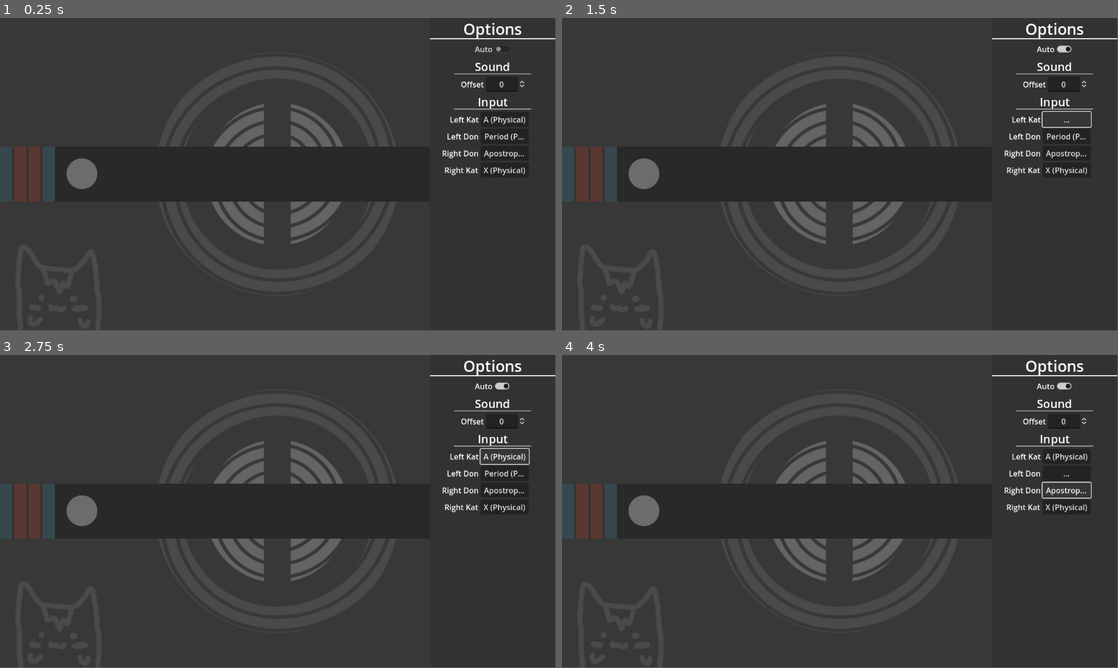
Above: before the commit, frames 1-4 (two rows, left to right).
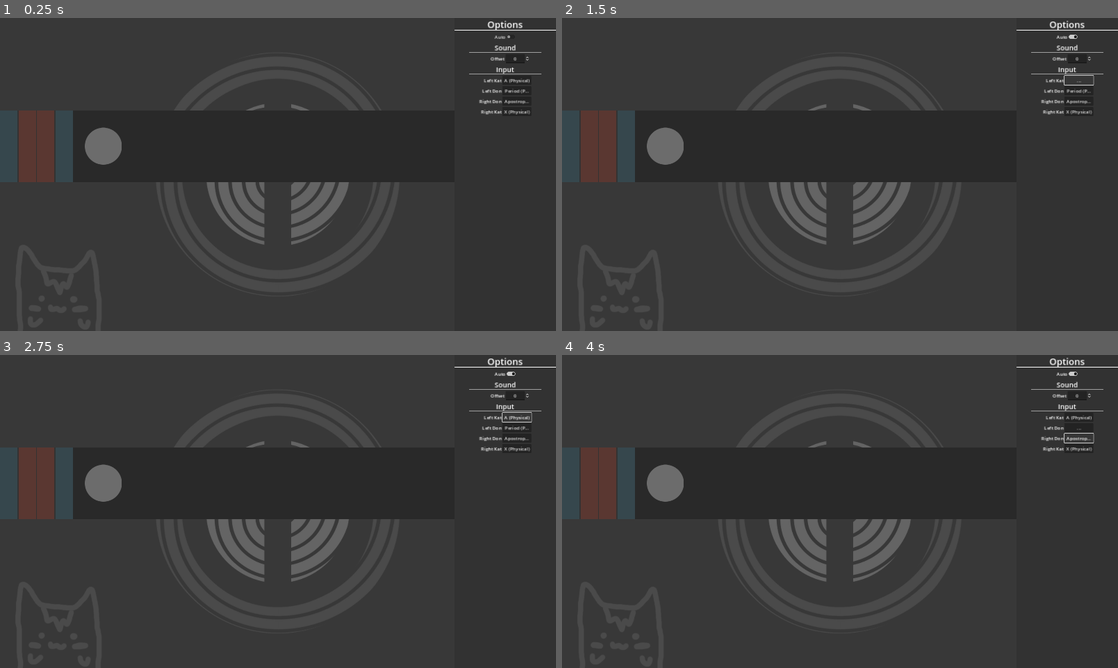
Above: after the commit, the same moments.

Repository: rokuhime/TaiClone
Game: Godot game, scene res://scenes/gameplay/gameplay.tscn
Same seed, same stepped clock (60 frames per second), same inputs: the game is played once before the commit and once after it.
Inputs:
- Up to frame 1 (0.25 s): no input
- Up to frame 2 (1.5 s): click "Auto" at 0.5 s; click "A (Physical)" at 1.25 s
- Up to frame 3 (2.75 s): click "..." at 2 s
- Up to frame 4 (4 s): click "Period (Physical)" at 2.75 s; click "Apostrophe (Physical)" at 3.5 s
In our replay, the window is 799x449 before the commit and 800x450 after it. These sizes can differ from the game's own. Grey fills any space a smaller window leaves; there, only what the larger window draws over its background counts as a difference.

The runs differ from the first frame. In frame 1, 8.1% of the frame differs, in the area x 2-100%, y 0-73%; in frame 2, 8.1%; in frame 3, 8.2%; in frame 4, 8.2%.
Error in both runs: Trying to assign value of type 'int' to a variable of type 'String'. (res://scripts/chart_loader.gd:27)

Commit message:
changed project resolution

Diff:
--- a/project.godot
+++ b/project.godot
@@ -25,6 +25,13 @@
 
 gdscript/warnings/integer_division=0
 gdscript/warnings/narrowing_conversion=0
+
+[display]
+
+window/size/viewport_width=1920
+window/size/viewport_height=1080
+window/stretch/mode="canvas_items"
+window/stretch/aspect="expand"
 
 [dotnet]
 
--- a/scenes/gameplay/gameplay.gd
+++ b/scenes/gameplay/gameplay.gd
@@ -14,7 +14,7 @@
 
 var note_scene = load("res://scenes/gameplay/hitobject/note.tscn")
 
-const VELOCITY_MULTIPLIER := 1.9
+const VELOCITY_MULTIPLIER := 3
 
 ## The [Array] of customizable key-binds used in [Gameplay].
 const KEYS := ["LeftKat", "LeftDon", "RightDon", "RightKat"]
--- a/scenes/gameplay/gameplay.tscn
+++ b/scenes/gameplay/gameplay.tscn
@@ -36,21 +36,20 @@
 anchor_top = 0.5
 anchor_right = 1.0
 anchor_bottom = 0.5
-offset_top = -57.0
-offset_bottom = 57.0
+offset_top = -220.0
+offset_bottom = 26.0
 grow_horizontal = 2
 grow_vertical = 2
 color = Color(0.160784, 0.160784, 0.160784, 1)
-metadata/_edit_lock_ = true
 
 [node name="ObjectContainers" type="Control" parent="Lane"]
 layout_mode = 1
 anchors_preset = 4
 anchor_top = 0.5
 anchor_bottom = 0.5
-offset_left = 138.0
+offset_left = 293.0
 offset_top = -1.0
-offset_right = 138.0
+offset_right = 293.0
 offset_bottom = -1.0
 grow_vertical = 2
 
@@ -66,9 +65,9 @@
 layout_mode = 1
 anchors_preset = 9
 anchor_bottom = 1.0
-offset_top = -32.0
-offset_right = 64.0
-offset_bottom = 32.0
+offset_top = -64.0
+offset_right = 128.0
+offset_bottom = 64.0
 grow_vertical = 2
 texture = ExtResource("1_0hcx1")
 expand_mode = 1
@@ -77,13 +76,15 @@
 [node name="HitIndicator" type="TextureRect" parent="Lane/ObjectContainers/Target"]
 self_modulate = Color(1, 1, 1, 0)
 layout_mode = 1
-anchors_preset = 15
-anchor_right = 1.0
-anchor_bottom = 1.0
-offset_left = -50.0
-offset_top = -50.0
-offset_right = 50.0
-offset_bottom = 50.0
+anchors_preset = 8
+anchor_left = 0.5
+anchor_top = 0.5
+anchor_right = 0.5
+anchor_bottom = 0.5
+offset_left = -168.0
+offset_top = -168.0
+offset_right = 169.0
+offset_bottom = 169.0
 grow_horizontal = 2
 grow_vertical = 2
 texture = ExtResource("4_umg3i")
@@ -92,13 +93,15 @@
 [node name="MissIndicator" type="TextureRect" parent="Lane/ObjectContainers/Target"]
 self_modulate = Color(1, 1, 1, 0)
 layout_mode = 1
-anchors_preset = 15
-anchor_right = 1.0
-anchor_bottom = 1.0
-offset_left = -50.0
-offset_top = -50.0
-offset_right = 50.0
-offset_bottom = 50.0
+anchors_preset = 8
+anchor_left = 0.5
+anchor_top = 0.5
+anchor_right = 0.5
+anchor_bottom = 0.5
+offset_left = -168.0
+offset_top = -168.0
+offset_right = 169.0
+offset_bottom = 169.0
 grow_horizontal = 2
 grow_vertical = 2
 texture = ExtResource("5_cdksb")
@@ -108,10 +111,9 @@
 layout_mode = 1
 anchors_preset = 9
 anchor_bottom = 1.0
-offset_right = 114.0
+offset_right = 253.0
 grow_vertical = 2
 color = Color(0.270588, 0.270588, 0.270588, 0.352941)
-metadata/_edit_lock_ = true
 
 [node name="HBoxContainer" type="HBoxContainer" parent="Lane/DrumIndicator"]
 layout_mode = 1
--- a/scenes/gameplay/hitobject/note.tscn
+++ b/scenes/gameplay/hitobject/note.tscn
@@ -8,11 +8,11 @@
 anchors_preset = 4
 anchor_top = 0.5
 anchor_bottom = 0.5
-offset_top = -32.0
-offset_right = 64.0
-offset_bottom = 32.0
+offset_top = -64.0
+offset_right = 128.0
+offset_bottom = 63.9999
 grow_vertical = 2
-pivot_offset = Vector2(32, 32)
+pivot_offset = Vector2(64, 74)
 size_flags_horizontal = 4
 size_flags_vertical = 4
 texture = ExtResource("1_kdqiw")
--- a/scenes/global/options.tscn
+++ b/scenes/global/options.tscn
@@ -19,7 +19,7 @@
 thickness = 2
 
 [node name="Options" type="ColorRect"]
-custom_minimum_size = Vector2(260, 0)
+custom_minimum_size = Vector2(350, 0)
 anchors_preset = 11
 anchor_left = 1.0
 anchor_right = 1.0
@@ -37,10 +37,12 @@
 grow_horizontal = 2
 grow_vertical = 2
 horizontal_scroll_mode = 0
+metadata/_edit_lock_ = true
 
 [node name="Contents" type="VBoxContainer" parent="ScrollContainer"]
 layout_mode = 2
 size_flags_horizontal = 3
+metadata/_edit_lock_ = true
 
 [node name="Title" type="Label" parent="ScrollContainer/Contents"]
 layout_mode = 2
@@ -48,6 +50,7 @@
 label_settings = SubResource("LabelSettings_o6kn8")
 horizontal_alignment = 1
 vertical_alignment = 1
+metadata/_edit_lock_ = true
 
 [node name="HSeparator" type="HSeparator" parent="ScrollContainer/Contents/Title"]
 layout_mode = 1
Not shown, changed: .gitignore
